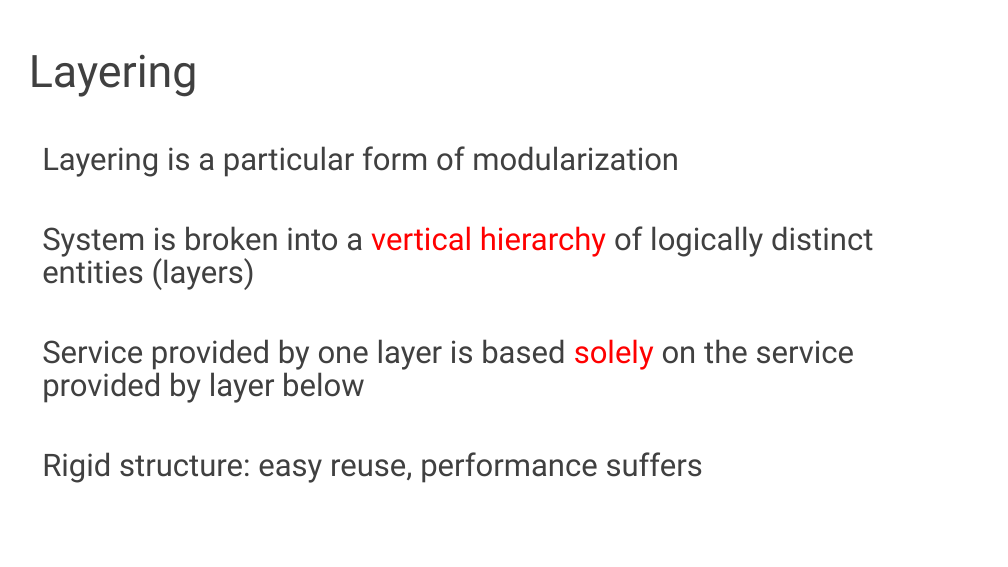
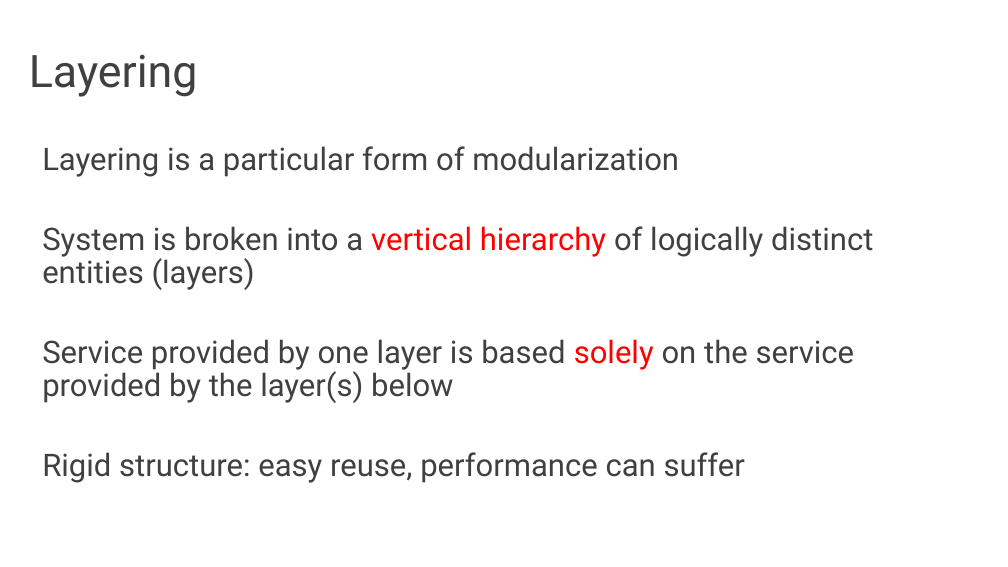
Before and after one commit to audreyccheng/cs262a-spring2025, a slide deck: slide 5 of notes/04-e2e-projects.pptx (slide 4 before the commit). Drawn at 1008x567 pixels with LibreOffice and Linux fonts; fonts in the diff are those of the drawing. Boxes give left, top, right and bottom in pixels: in the first picture for what was removed or moved away, otherwise in the second. Text is boxed around its words. In the diff, an @@ line names an element or a change of style, - is before the commit and + after.

```diff
--- a/notes/04-e2e-projects.pptx
+++ b/notes/04-e2e-projects.pptx
@@ text at bbox=[42, 339, 855, 483]: text changed @@
-Service provided by one layer is based solely on the service provided by layer below
-Rigid structure: easy reuse, performance suffers
+Service provided by one layer is based solely on the service provided by the layer(s) below
+Rigid structure: easy reuse, performance can suffer
```
Also in this commit, not shown: 10 other slides changed, 8 slides added, 49 slides removed, 1 other file.
